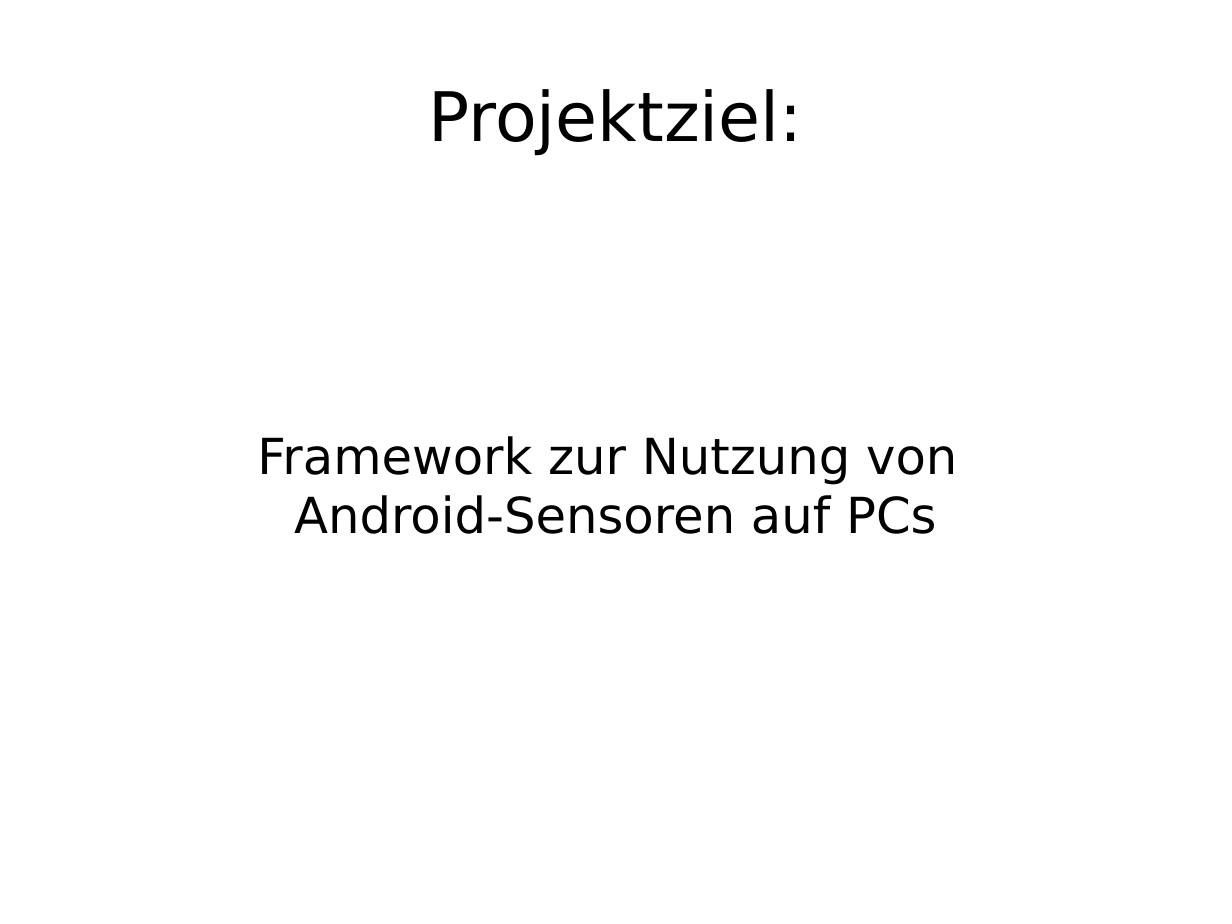
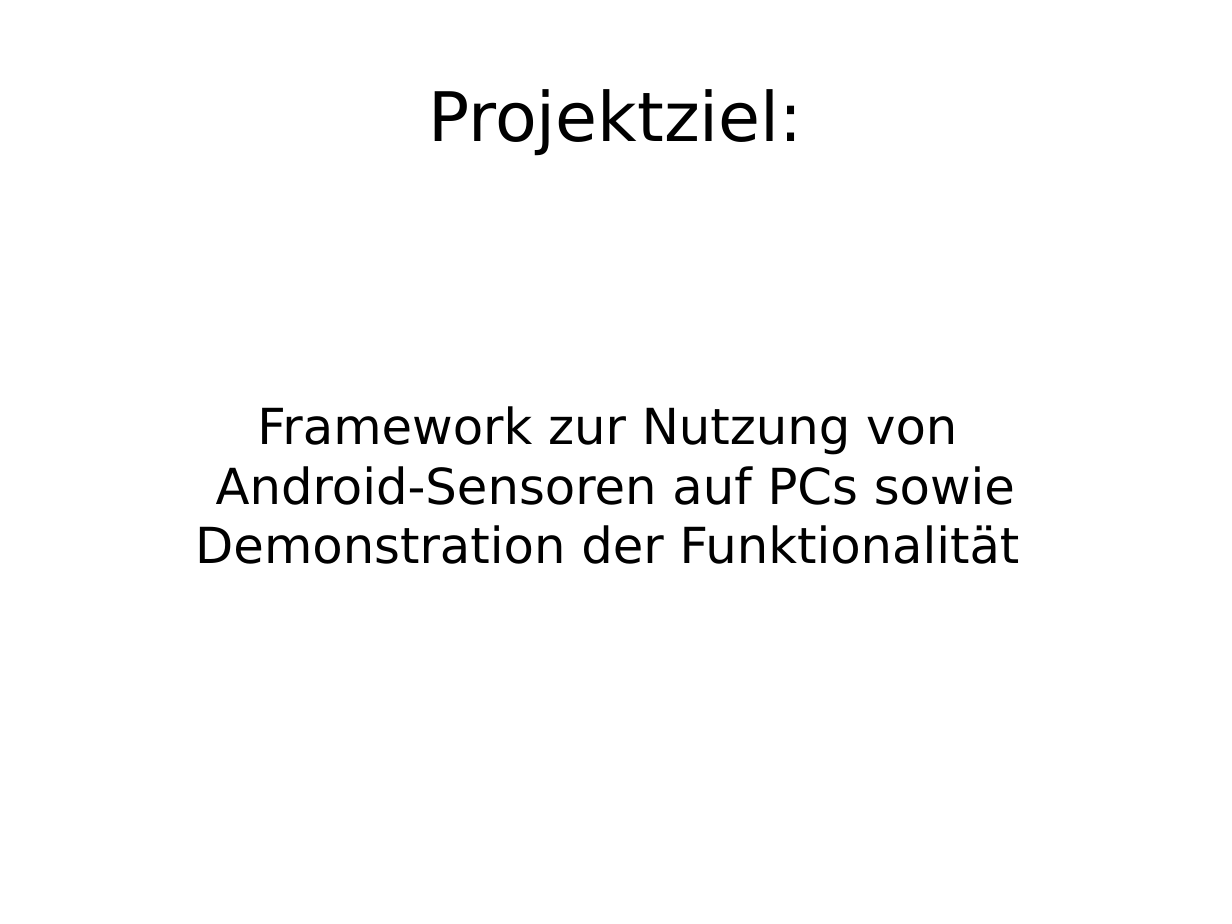
Before and after one commit to enra64/psychic-giggle, a slide deck: slide 2 of zwischenstand anfang dezember.odp. Drawn at 1232x924 pixels with LibreOffice and Linux fonts; fonts in the diff are those of the drawing. Boxes give left, top, right and bottom in pixels: in the first picture for what was removed or moved away, otherwise in the second. Text is boxed around its words. In the diff, an @@ line names an element or a change of style, - is before the commit and + after.

```diff
--- a/zwischenstand anfang dezember.odp
+++ b/zwischenstand anfang dezember.odp
@@ subtitle at (x1=195, y1=406, x2=1020, y2=564): text changed @@
-Framework zur Nutzung von
-Android-Sensoren auf PCs
+Framework zur Nutzung von
+Android-Sensoren auf PCs sowie Demonstration der Funktionalität
```
Also in this commit, not shown: 3 other slides changed, 5 slides added, 4 slides removed.
